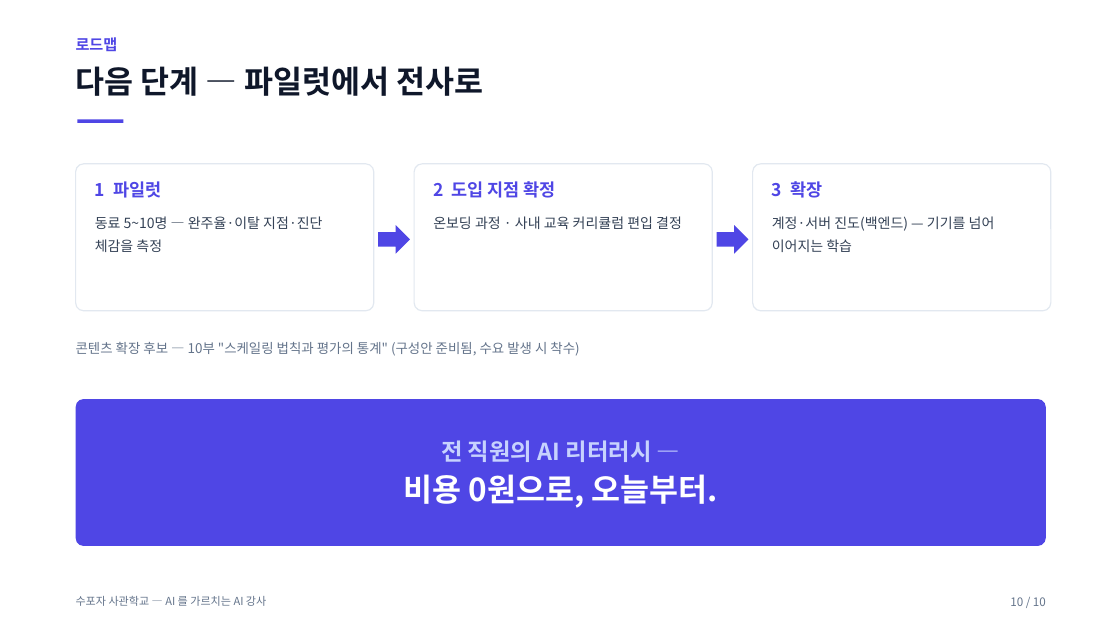
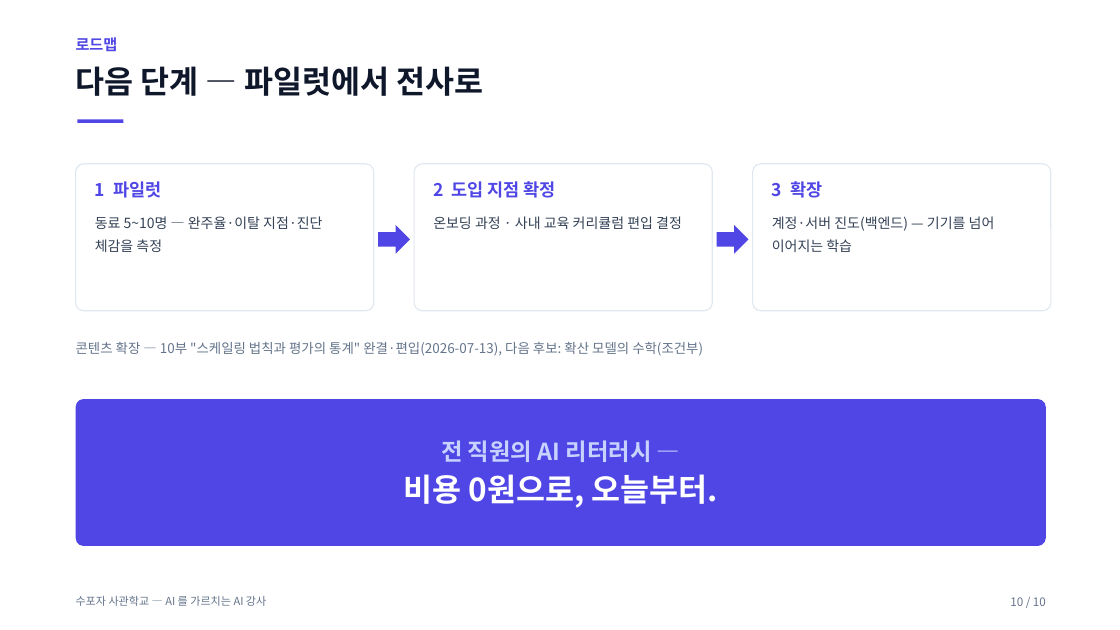
Before and after one commit to jiyupapa/math-platform, a slide deck: slide 10 of docs/hackathon/11_pitch_deck.pptx. Drawn at 1120x630 pixels with LibreOffice and Linux fonts; fonts in the diff are those of the drawing. Boxes give left, top, right and bottom in pixels: in the first picture for what was removed or moved away, otherwise in the second. Text is boxed around its words. In the diff, an @@ line names an element or a change of style, - is before the commit and + after.

```diff
--- a/docs/hackathon/11_pitch_deck.pptx
+++ b/docs/hackathon/11_pitch_deck.pptx
@@ text at [76,342,703,356]: text changed @@
-콘텐츠 확장 후보 — 10부 "스케일링 법칙과 평가의 통계" (구성안 준비됨, 수요 발생 시 착수)
+콘텐츠 확장 — 10부 "스케일링 법칙과 평가의 통계" 완결·편입(2026-07-13), 다음 후보: 확산 모델의 수학(조건부)
```
Also in this commit, not shown: 6 other slides changed, 22 other files.
